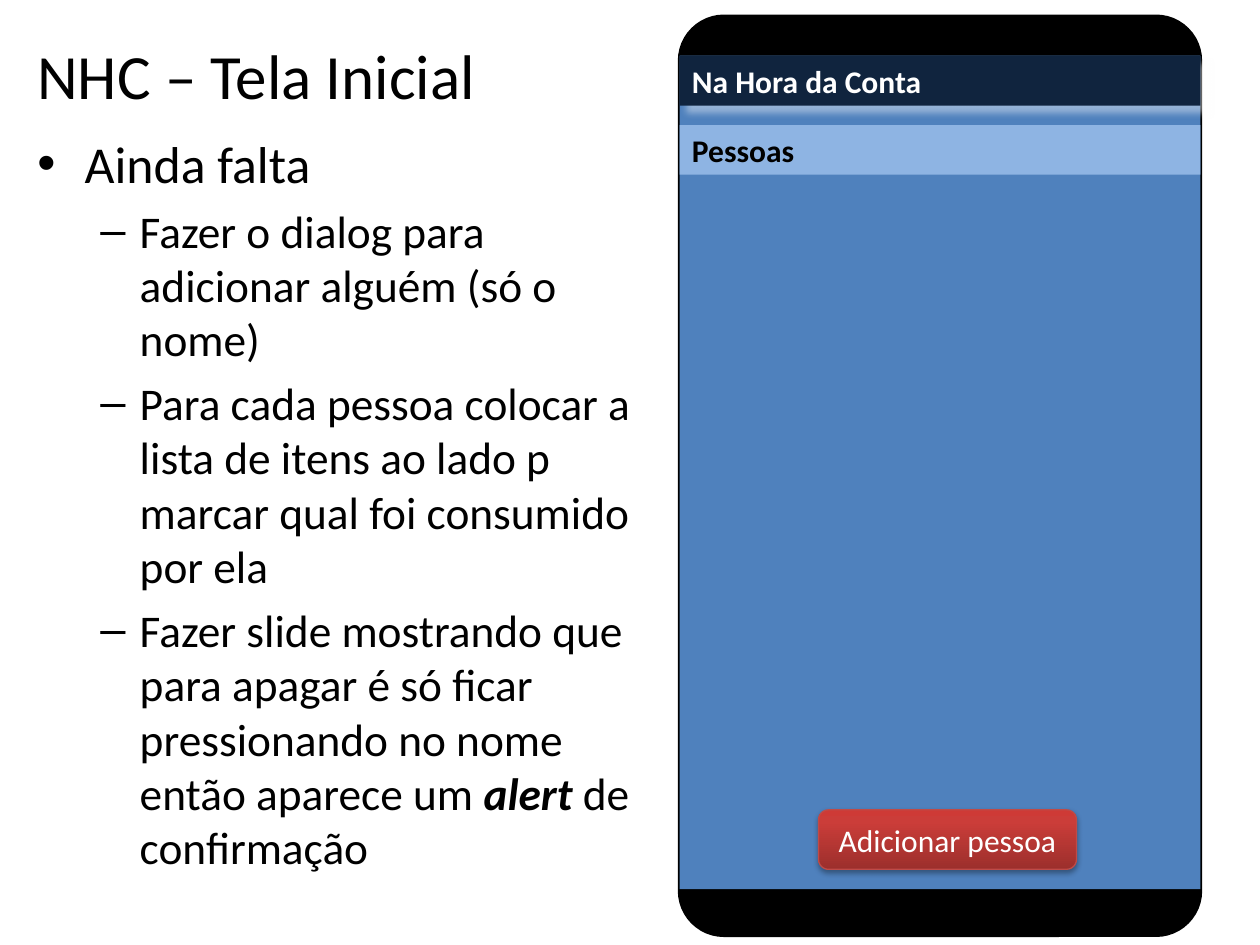
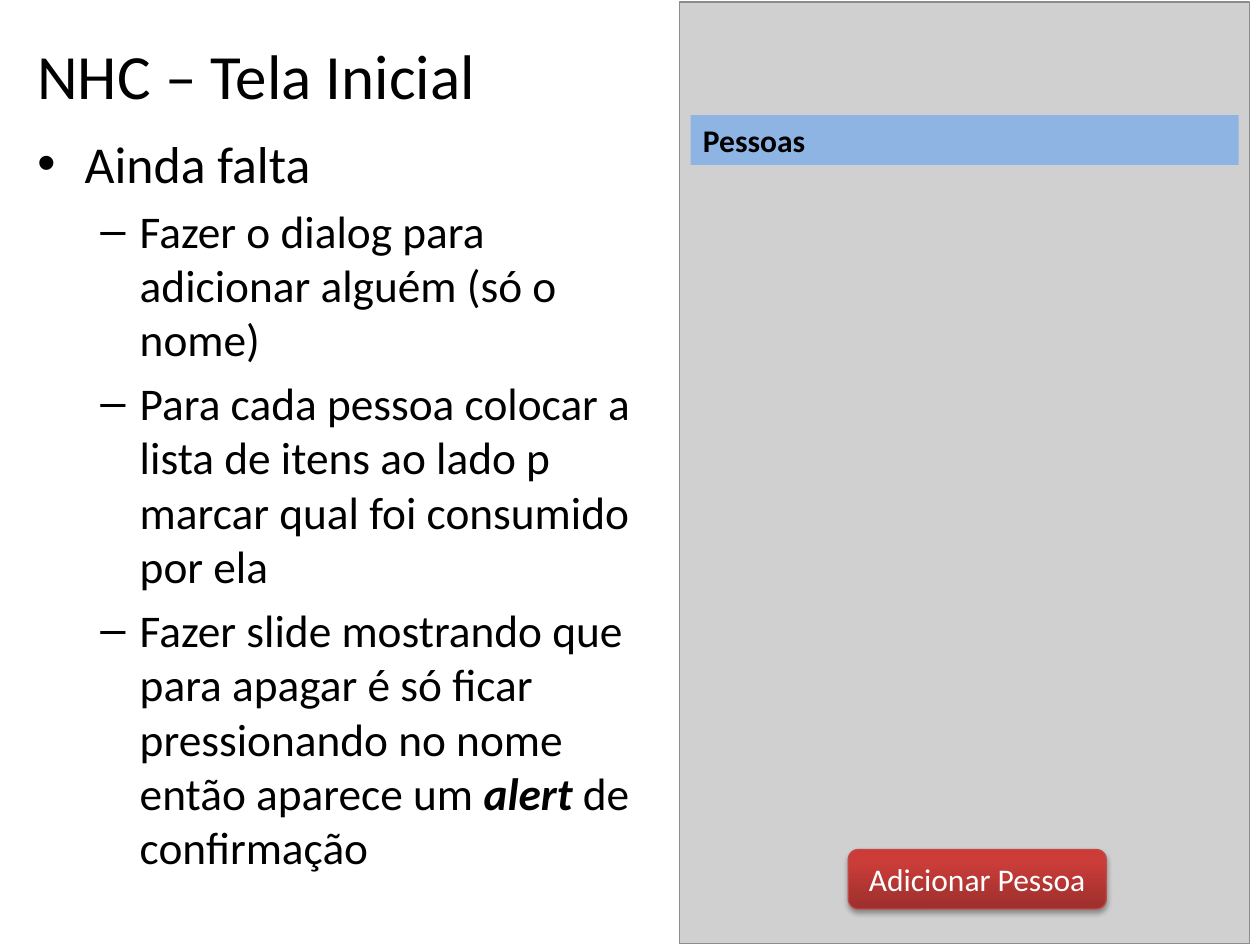
Before and after one commit to betito/proj-beto-rara, a slide deck: slide 4 of ButecoCalc/Calculadora de Buteco - V2.0.pptx. Drawn at 1260x945 pixels with LibreOffice and Linux fonts; fonts in the diff are those of the drawing; grey boxes stand for pictures. Boxes give left, top, right and bottom in pixels: in the first picture for what was removed or moved away, otherwise in the second. Text is boxed around its words. In the diff, an @@ line names an element or a change of style, - is before the commit and + after.

```diff
--- a/ButecoCalc/Calculadora de Buteco - V2.0.pptx
+++ b/ButecoCalc/Calculadora de Buteco - V2.0.pptx
@@ rounded rectangle removed at (679, 16, 1200, 935) @@
@@ picture added at (679, 3, 1250, 944) @@
@@ rectangle removed at (679, 55, 1200, 888) @@
@@ rectangle removed at (679, 55, 1200, 105) @@
-Na Hora da Conta
@@ rectangle "Pessoas": place and size @@
-rectangle "Pessoas" at (679, 125, 1200, 174)
+rectangle "Pessoas" at (690, 116, 1239, 165)
@@ rounded rectangle "Adicionar Pessoa": place and size @@
-rounded rectangle "Adicionar Pessoa" at (819, 810, 1077, 869)
+rounded rectangle "Adicionar Pessoa" at (848, 849, 1106, 908)
@@ text in rounded rectangle at (869, 869, 1086, 891): text changed @@
-Adicionar pessoa
+Adicionar Pessoa
```
Also in this commit, not shown: 3 other slides changed.
